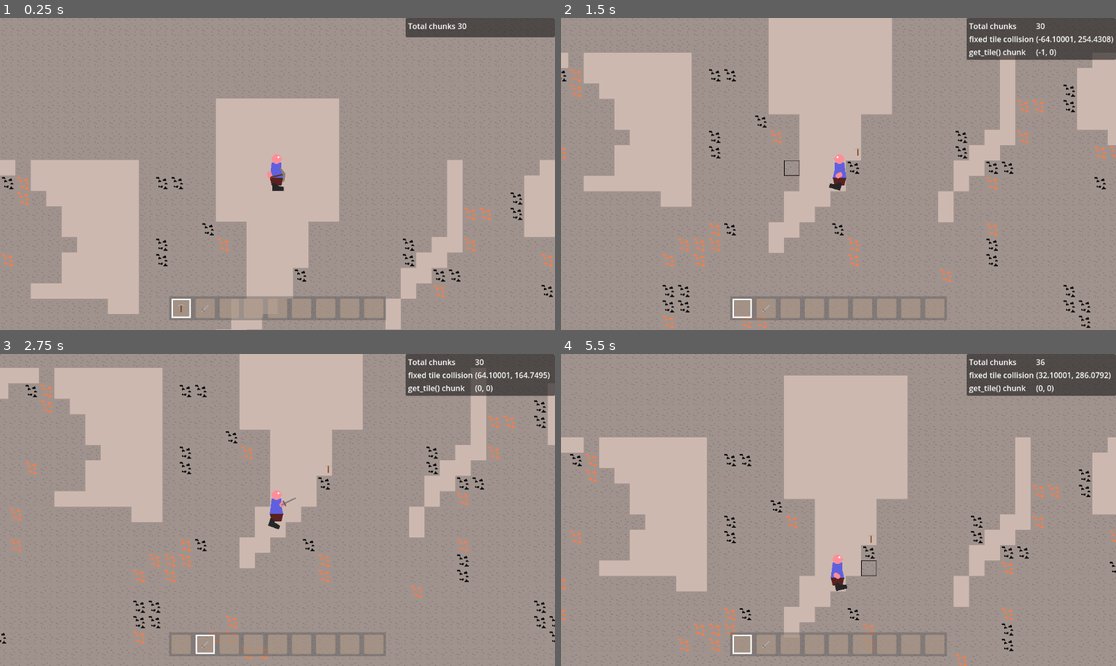
Above: before the commit, frames 1-4 (two rows, left to right).
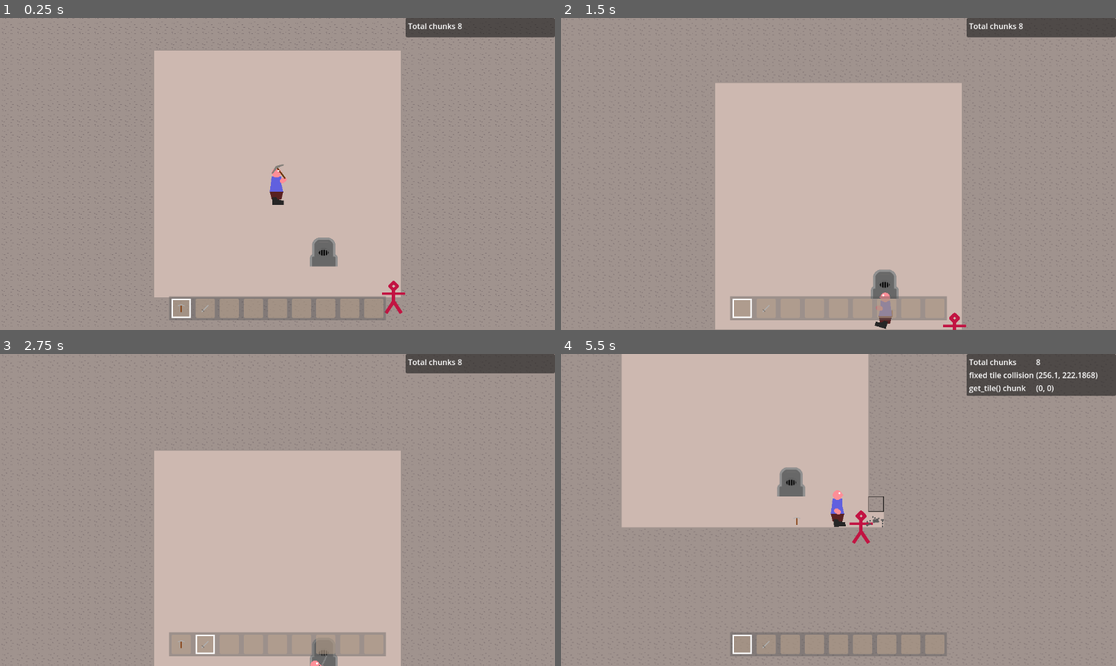
Above: after the commit, the same moments.

Repository: Griiimon/2D-Mining-Sandbox
Game: Godot game, scene res://scenes/test_game.tscn
The game is run twice, just before and just after one commit, with the same random seed, the same clock (stepped at 60 frames per second) and the same inputs. Before the commit the project starts from res://scenes/game.tscn. The engine's default icon, where the game draws it, is replaced by a stand-in: a white triangle on a blue panel in a dark square.
Inputs (mouse positions are in pixels of both pictures, inside the frame that each line leads up to):
- Up to frame 1 (0.25 s): no input
- Up to frame 2 (1.5 s): move the mouse to (960, 158) at 0.52 s; hold D (right) from 0.53 s (still down); tap X (drop_item) at 0.6 s; click (960, 158) at 0.67 s; tap Up (jump) at 0.77 s; move the mouse to (727, 189) at 1.27 s; tap F (interact) at 1.35 s
- Up to frame 3 (2.75 s): tap Up (jump) at 1.52 s; move the mouse to (333, 441) at 2.02 s; release D (right) at 2.03 s; hold A (left) from 2.03 s (still down); tap E (next_hotbar_item) at 2.1 s
- Up to frame 4 (5.5 s): move the mouse to (810, 572) at 2.77 s; release A (left) at 2.78 s; hold D (right) 2.78-4.28 s; tap Q (previous_hotbar_item) at 2.85 s; click (810, 572) at 2.92 s; tap Up (jump) at 3.02, 3.77, 4.52 s; move the mouse to (1005, 556) at 3.52 s; tap K (toggle_free_cam) at 3.6 s; move the mouse to (672, 463) at 4.27 s; hold A (left) 4.28-5.03 s; tap X (drop_item) at 4.35 s; move the mouse to (866, 510) at 5.02 s; hold D (right) from 5.03 s (still down); tap F (interact) at 5.1 s; click (866, 510) at 5.17 s

The runs differ from the first frame. In frame 1, 37% of the frame differs, in the area x 0-100%, y 0-100%; in frame 2, 45%; in frame 3, 44%; in frame 4, 28%.

Commit message:
Update project.godot

Diff:
--- a/project.godot
+++ b/project.godot
@@ -11,7 +11,7 @@
 [application]
 
 config/name="2D Mining"
-run/main_scene="res://scenes/game.tscn"
+run/main_scene="res://scenes/test_game.tscn"
 config/features=PackedStringArray("4.2", "GL Compatibility")
 config/icon="res://textures/items/pickaxe.png"
 
